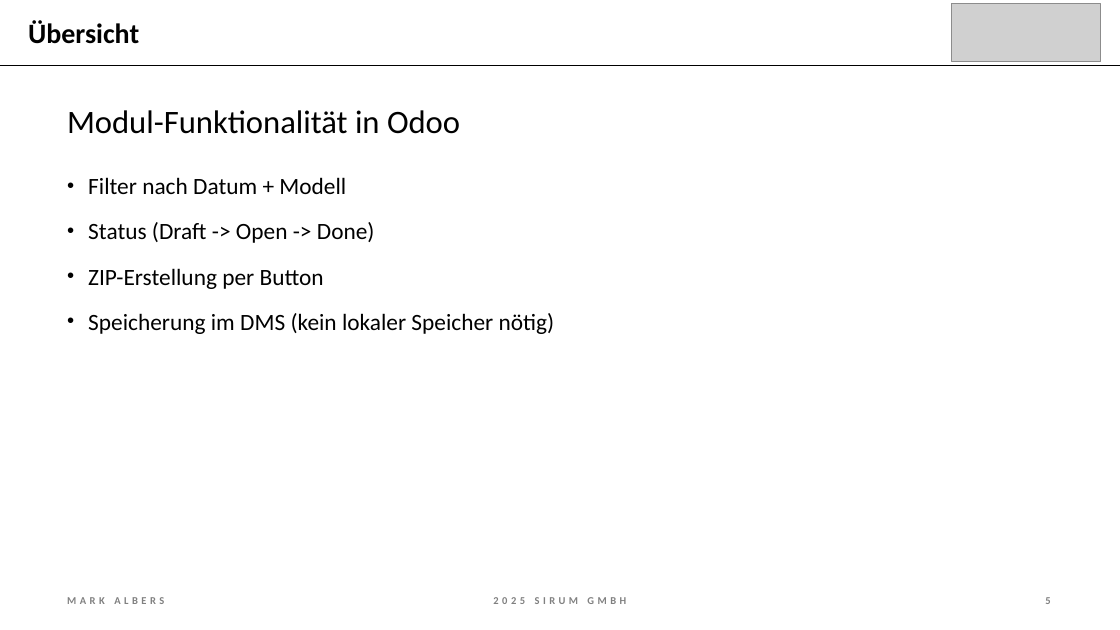
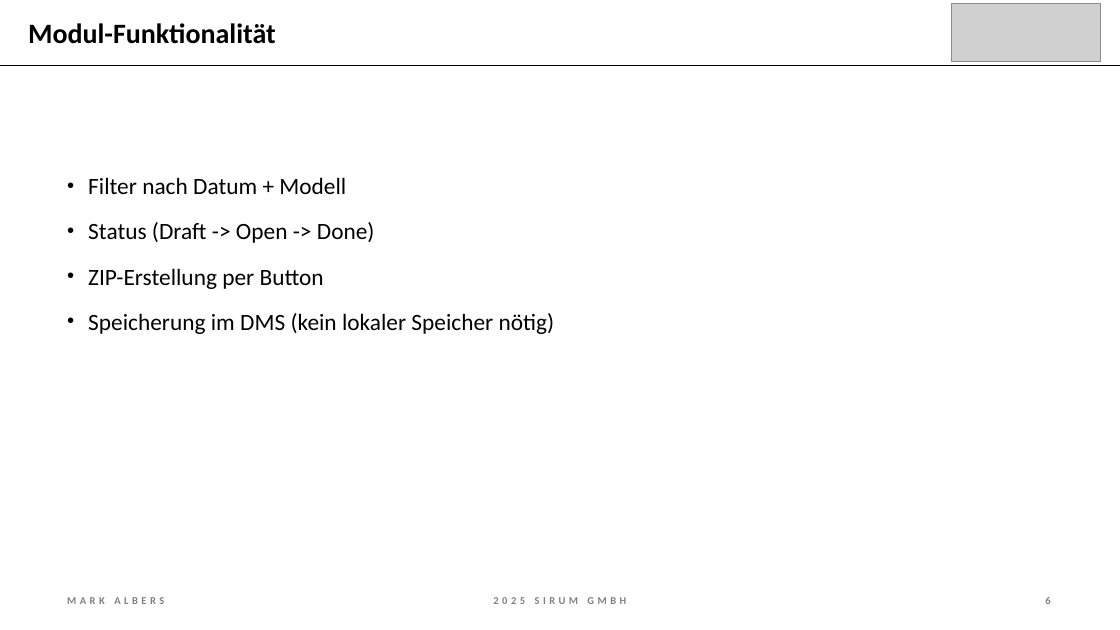
Before and after one commit to mork02/IHK-Projekt, a slide deck: slide 6 of Präsentation/Entwicklung eines Odoo-Moduls zur ZIP-komprimierten Dateiverwaltung im Dokumentenmanagementsystem.pptx (slide 5 before the commit). Drawn at 1120x630 pixels with LibreOffice and Linux fonts; fonts in the diff are those of the drawing; grey boxes stand for pictures. Boxes give left, top, right and bottom in pixels: in the first picture for what was removed or moved away, otherwise in the second. Text is boxed around its words. In the diff, an @@ line names an element or a change of style, - is before the commit and + after.

```diff
--- a/Präsentation/Entwicklung eines Odoo-Moduls zur ZIP-komprimierten Dateiverwaltung im Dokumentenmanagementsystem.pptx
+++ b/Präsentation/Entwicklung eines Odoo-Moduls zur ZIP-komprimierten Dateiverwaltung im Dokumentenmanagementsystem.pptx
@@ title at (28,23,276,44): text changed @@
-Übersicht
+Modul-Funktionalität
@@ text removed at (67,110,460,134) @@
-Modul-Funktionalität in Odoo
```
Also in this commit, not shown: 9 other slides changed, 1 slide added, 1 slide removed, 1 other file.
